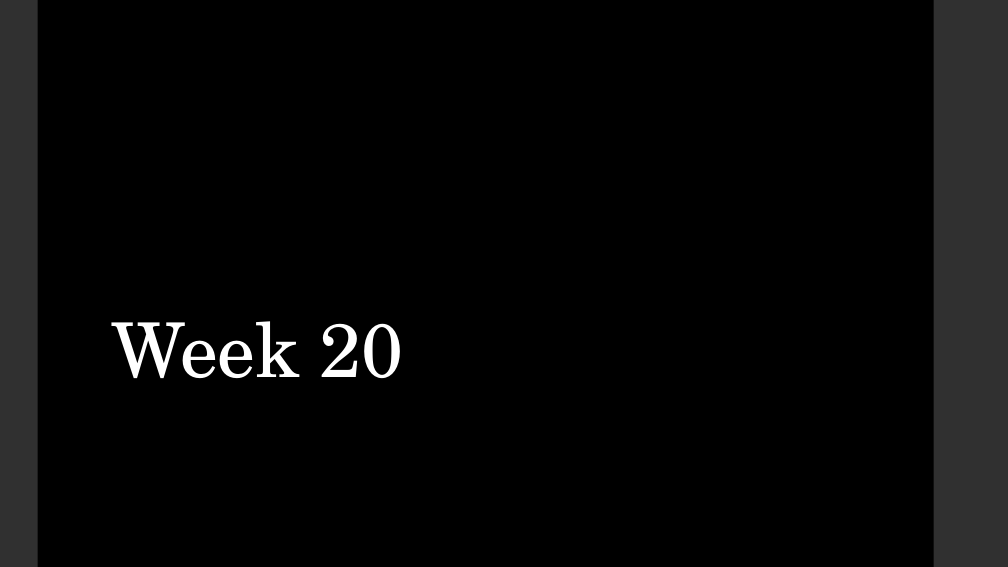
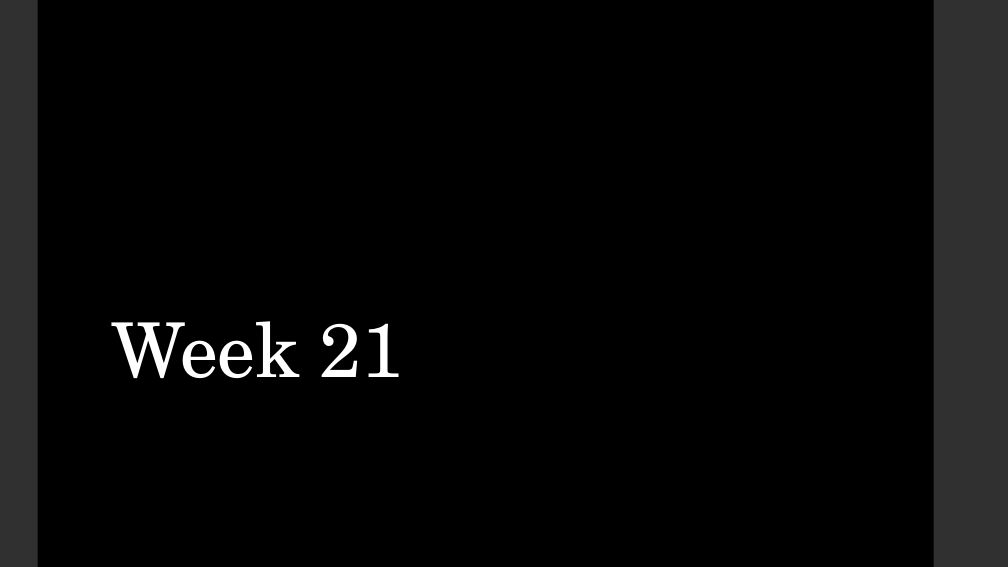
Before and after one commit to LaunchCoderGirlSTL/Data-Science-Assignments, a slide deck: slide 1 of course_material/week_21/week_21_presentation.pptx. Drawn at 1008x567 pixels with LibreOffice and Linux fonts; fonts in the diff are those of the drawing. Boxes give left, top, right and bottom in pixels: in the first picture for what was removed or moved away, otherwise in the second. Text is boxed around its words. In the diff, an @@ line names an element or a change of style, - is before the commit and + after.

Commit message:
week 20 ppt

```diff
--- a/course_material/week_21/week_21_presentation.pptx
+++ b/course_material/week_21/week_21_presentation.pptx
@@ title at bbox=[112, 321, 404, 378]: text changed @@
-Week 20
+Week 21
```
Also in this commit, not shown: 1 other slide changed, 2 other files.
